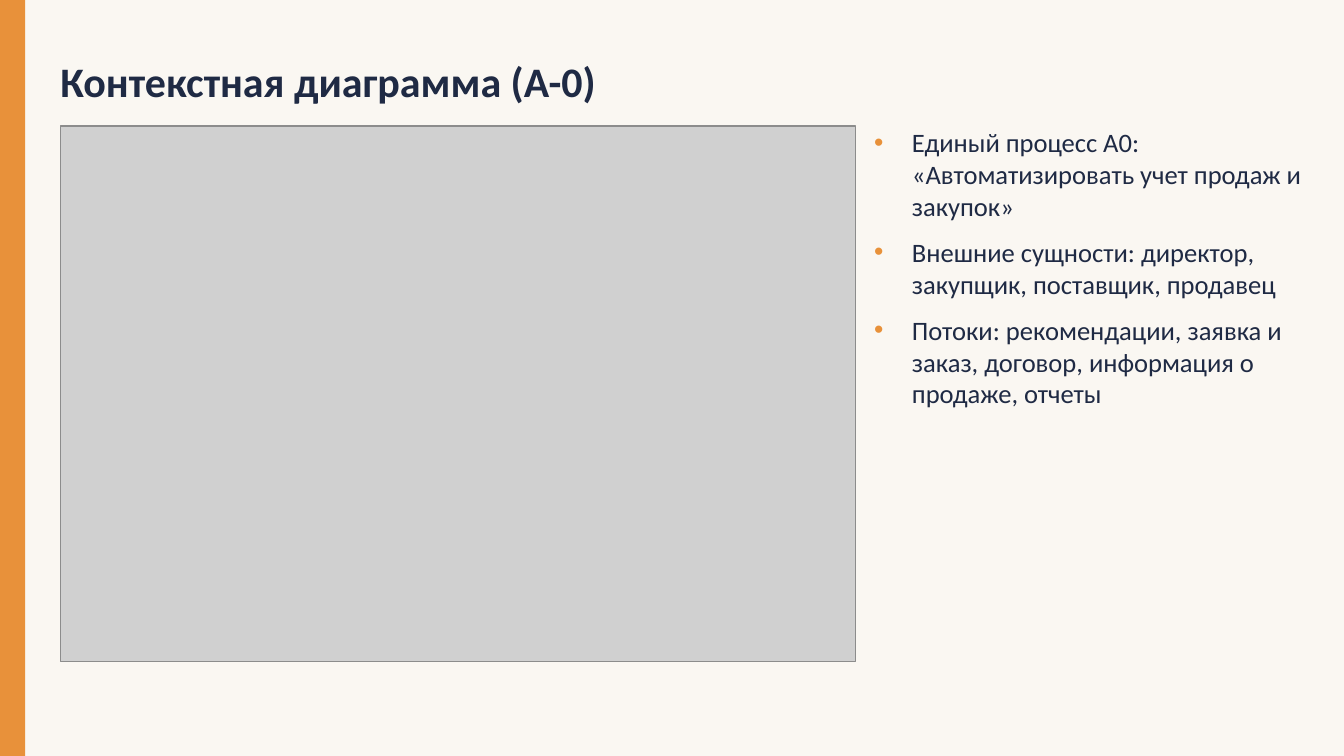
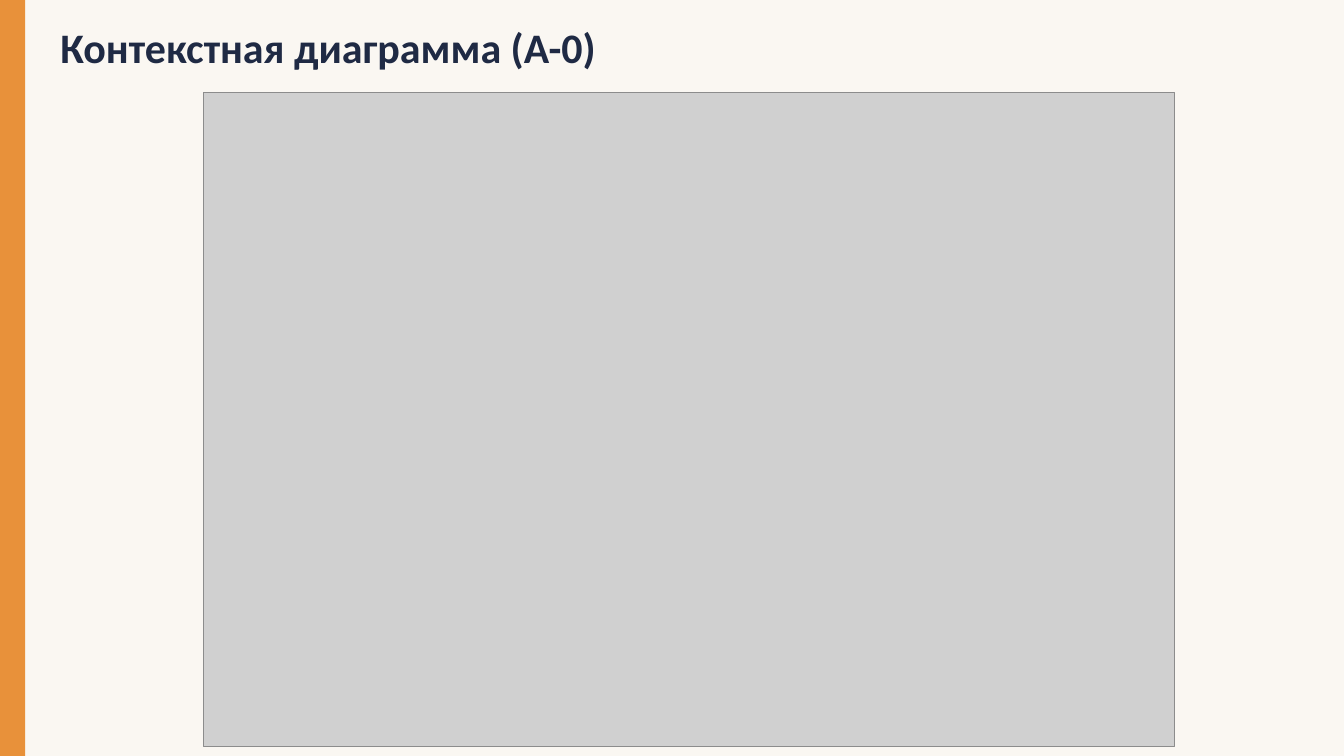
Before and after one commit to ERRomanov/DATABASES_gng, a slide deck: slide 5 of LAB1/Sun_bag_презентация.pptx. Drawn at 1344x756 pixels with LibreOffice and Linux fonts; fonts in the diff are those of the drawing; grey boxes stand for pictures. Boxes give left, top, right and bottom in pixels: in the first picture for what was removed or moved away, otherwise in the second. Text is boxed around its words. In the diff, an @@ line names an element or a change of style, - is before the commit and + after.

```diff
--- a/LAB1/Sun_bag_презентация.pptx
+++ b/LAB1/Sun_bag_презентация.pptx
@@ text "Контекстная диаграмма (А-0)": place and size @@
-text "Контекстная диаграмма (А-0)" at <box>60,66,596,104</box>
+text "Контекстная диаграмма (А-0)" at <box>60,32,596,70</box>
@@ picture: place and size @@
-picture at <box>60,126,856,661</box>
+picture at <box>204,92,1176,746</box>
@@ text removed at <box>912,134,1301,408</box> @@
-• Единый процесс А0: «Автоматизировать учет продаж и закупок»
-• Внешние сущности: директор, закупщик, поставщик, продавец
-• Потоки: рекомендации, заявка и заказ, договор, информация о продаже, отчеты
```
Also in this commit, not shown: 3 other slides changed, 1 slide added, 1 slide removed.
